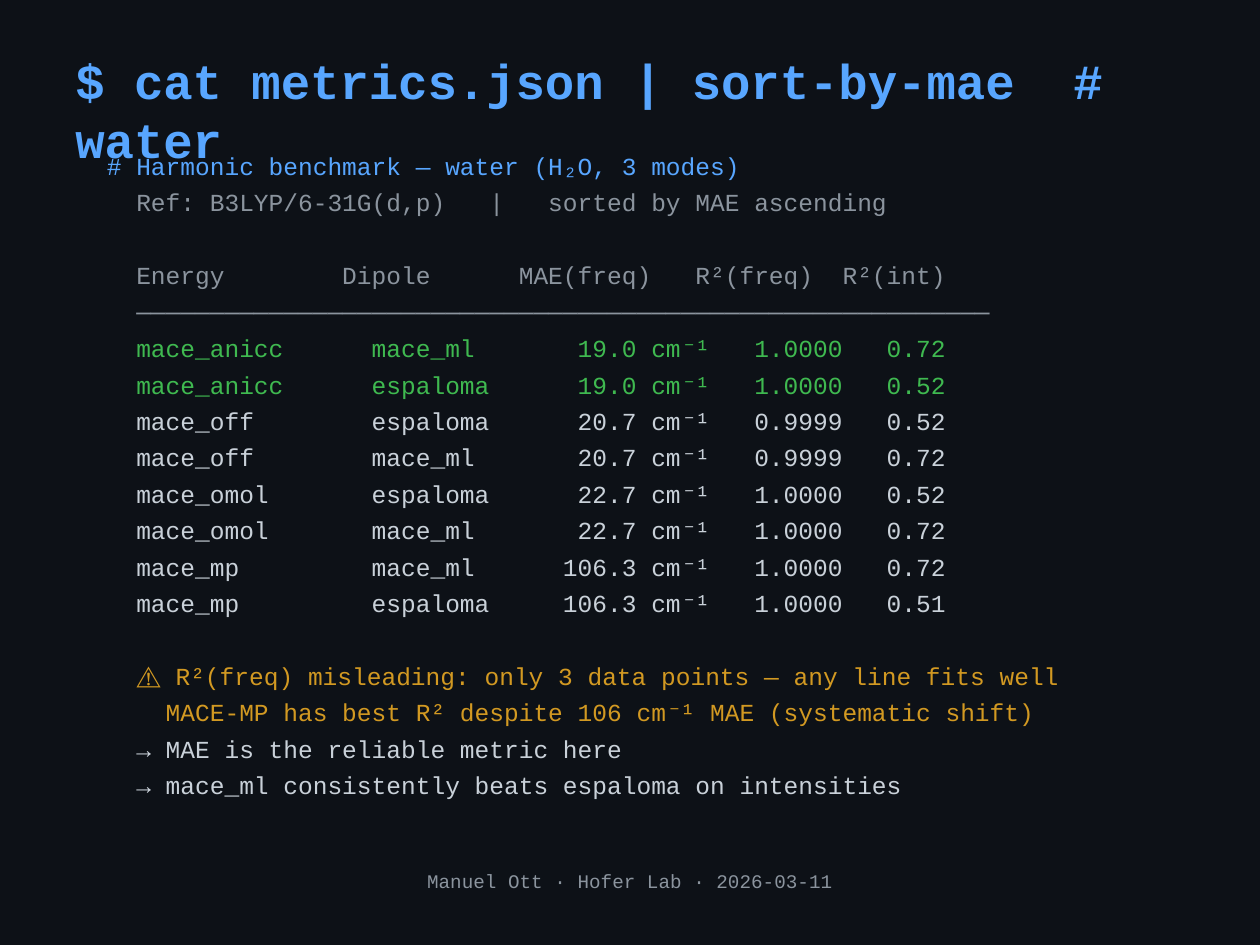
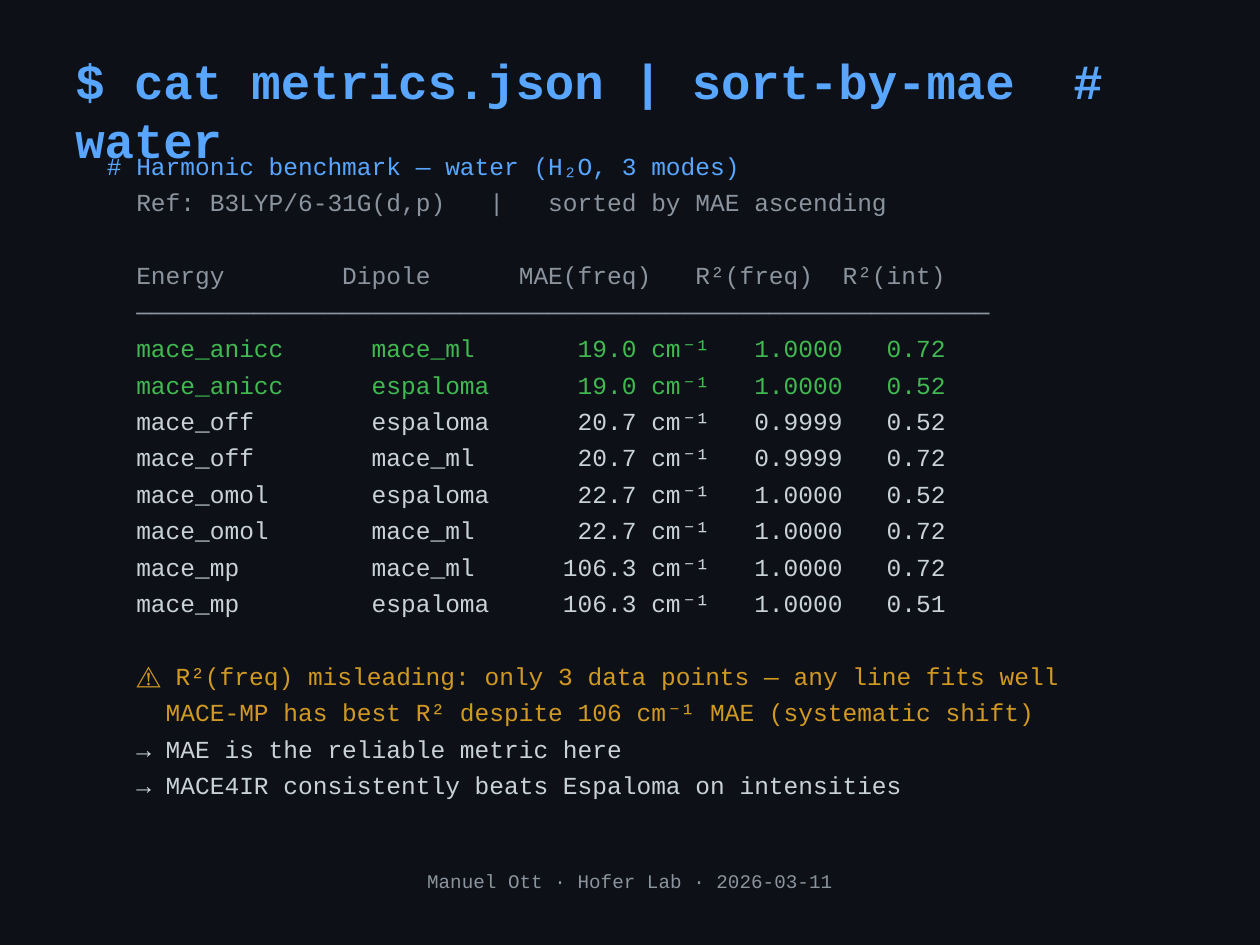
Before and after one commit to mott91/mace_gaussian_interface, a slide deck: slide 9 of presentation/presentation_v2.pptx. Drawn at 1260x945 pixels with LibreOffice and Linux fonts; fonts in the diff are those of the drawing. Boxes give left, top, right and bottom in pixels: in the first picture for what was removed or moved away, otherwise in the second. Text is boxed around its words. In the diff, an @@ line names an element or a change of style, - is before the commit and + after.

```diff
--- a/presentation/presentation_v2.pptx
+++ b/presentation/presentation_v2.pptx
@@ text at (166, 776, 902, 799): text changed @@
-→ mace_ml consistently beats espaloma on intensities
+→ MACE4IR consistently beats Espaloma on intensities
```
Also in this commit, not shown: 3 other slides changed, 1 other file.
